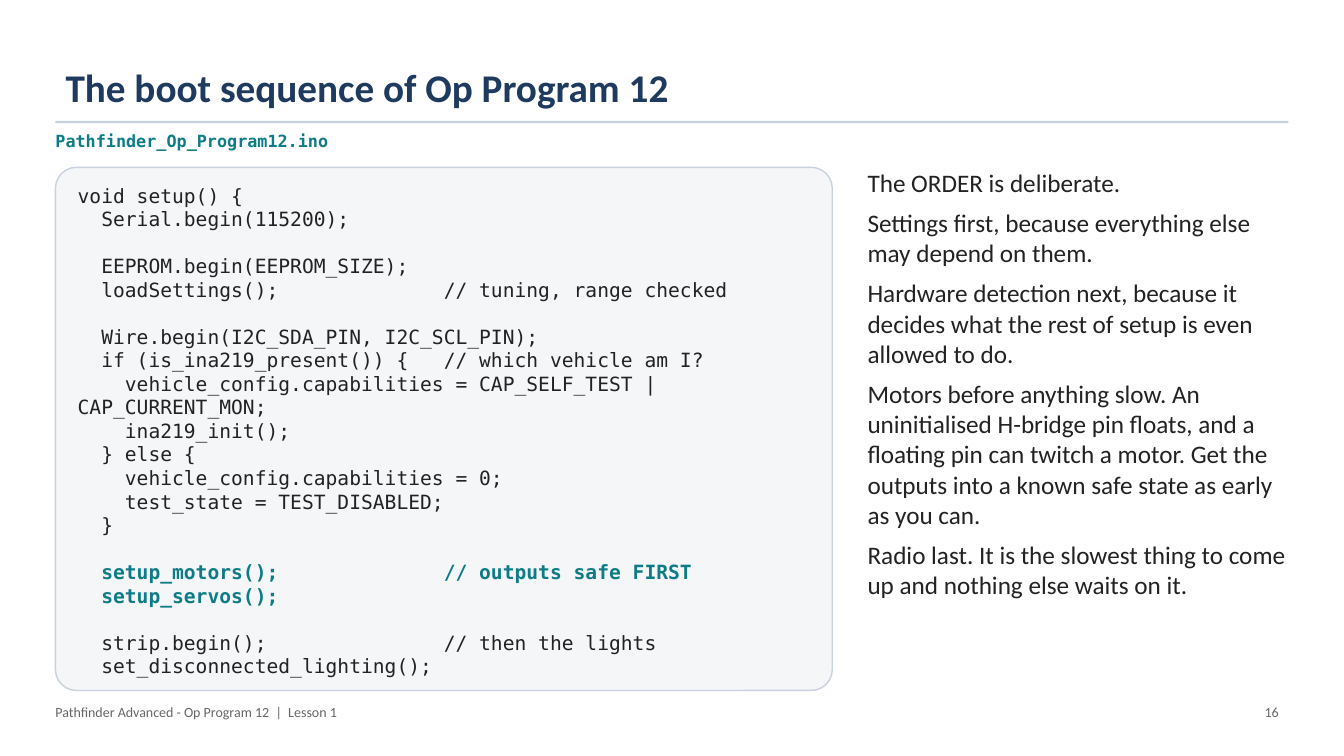
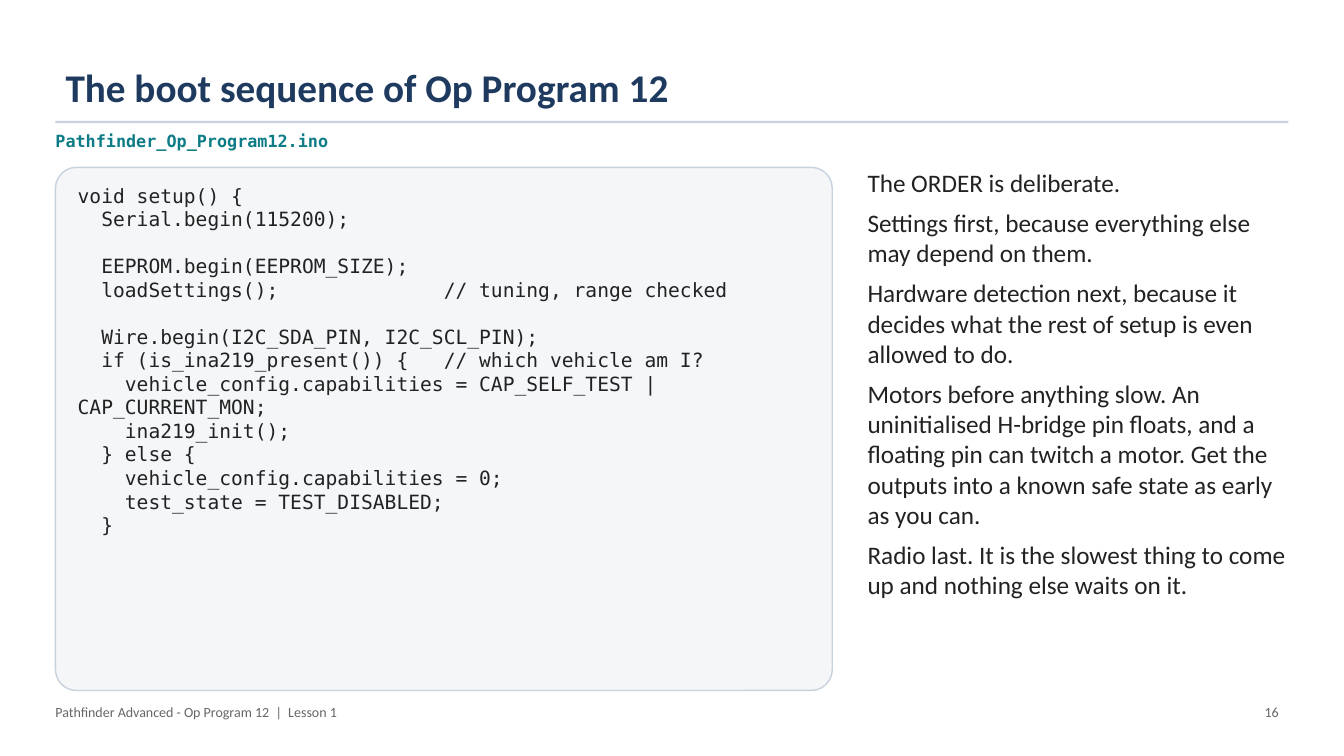
Before and after one commit to PorpoiseRobotics/porpoise-robotics, a slide deck: slide 16 of ground-vehicle/docs/courses/advanced/l1_architecture_and_toolchain.pptx. Drawn at 1344x756 pixels with LibreOffice and Linux fonts; fonts in the diff are those of the drawing. Boxes give left, top, right and bottom in pixels: in the first picture for what was removed or moved away, otherwise in the second. Text is boxed around its words. In the diff, an @@ line names an element or a change of style, - is before the commit and + after.

```diff
--- a/ground-vehicle/docs/courses/advanced/l1_architecture_and_toolchain.pptx
+++ b/ground-vehicle/docs/courses/advanced/l1_architecture_and_toolchain.pptx
@@ text in rounded rectangle at [101, 564, 692, 678]: paragraphs removed @@
-setup_motors(); // outputs safe FIRST
-setup_servos();
-strip.begin(); // then the lights
-set_disconnected_lighting();
```
Also in this commit, not shown: 1 other slide changed, 15 other files.
